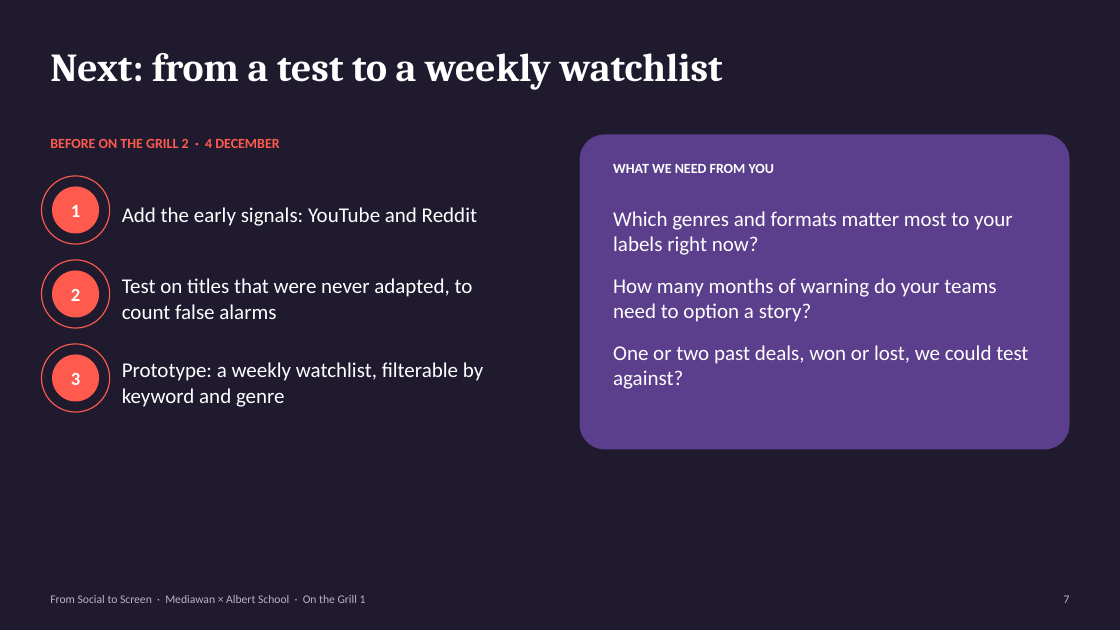
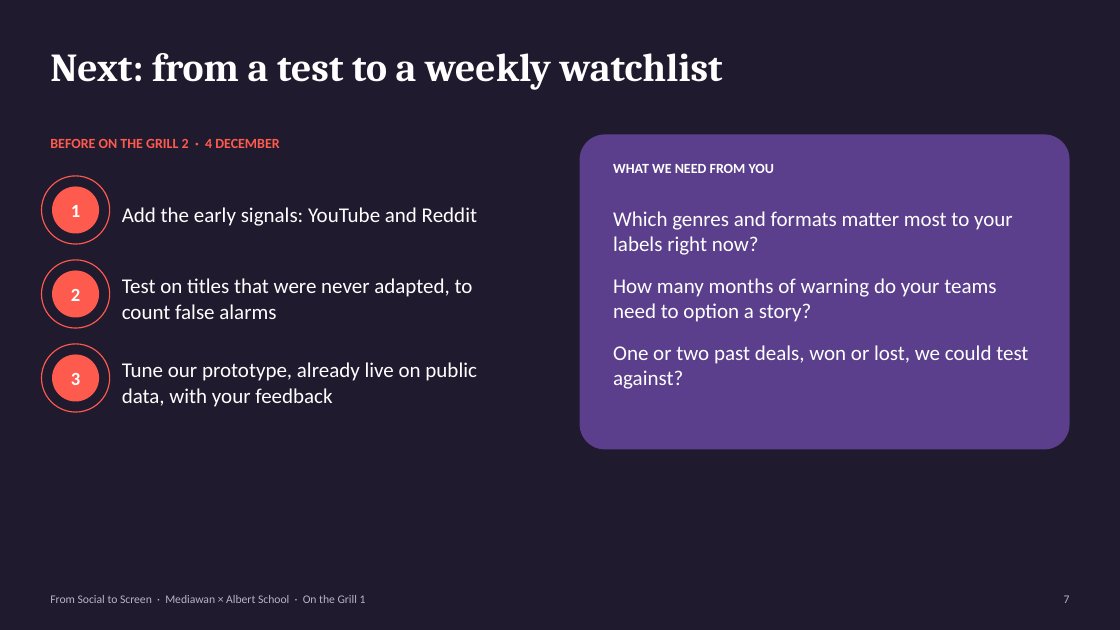
Before and after one commit to glejeune30/mediawan-social-to-screen, a slide deck: slide 7 of presentation/OTG1_deck.pptx. Drawn at 1120x630 pixels with LibreOffice and Linux fonts; fonts in the diff are those of the drawing. Boxes give left, top, right and bottom in pixels: in the first picture for what was removed or moved away, otherwise in the second. Text is boxed around its words. In the diff, an @@ line names an element or a change of style, - is before the commit and + after.

```diff
--- a/presentation/OTG1_deck.pptx
+++ b/presentation/OTG1_deck.pptx
@@ text at box(122, 362, 477, 407): text changed @@
-Prototype: a weekly watchlist, filterable by keyword and genre
+Tune our prototype, already live on public data, with your feedback
```
Also in this commit, not shown: 1 other slide changed, 1 slide added, 30 other files.
